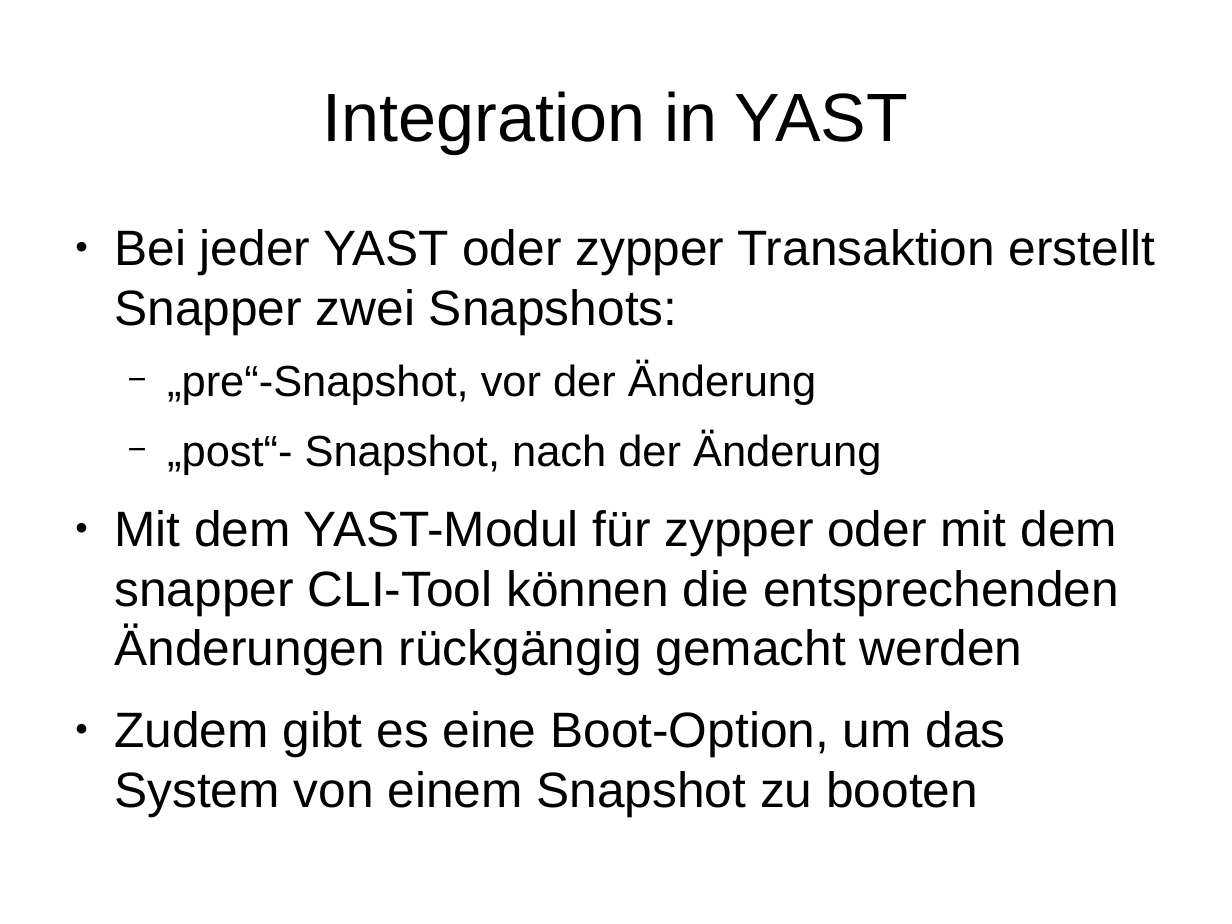
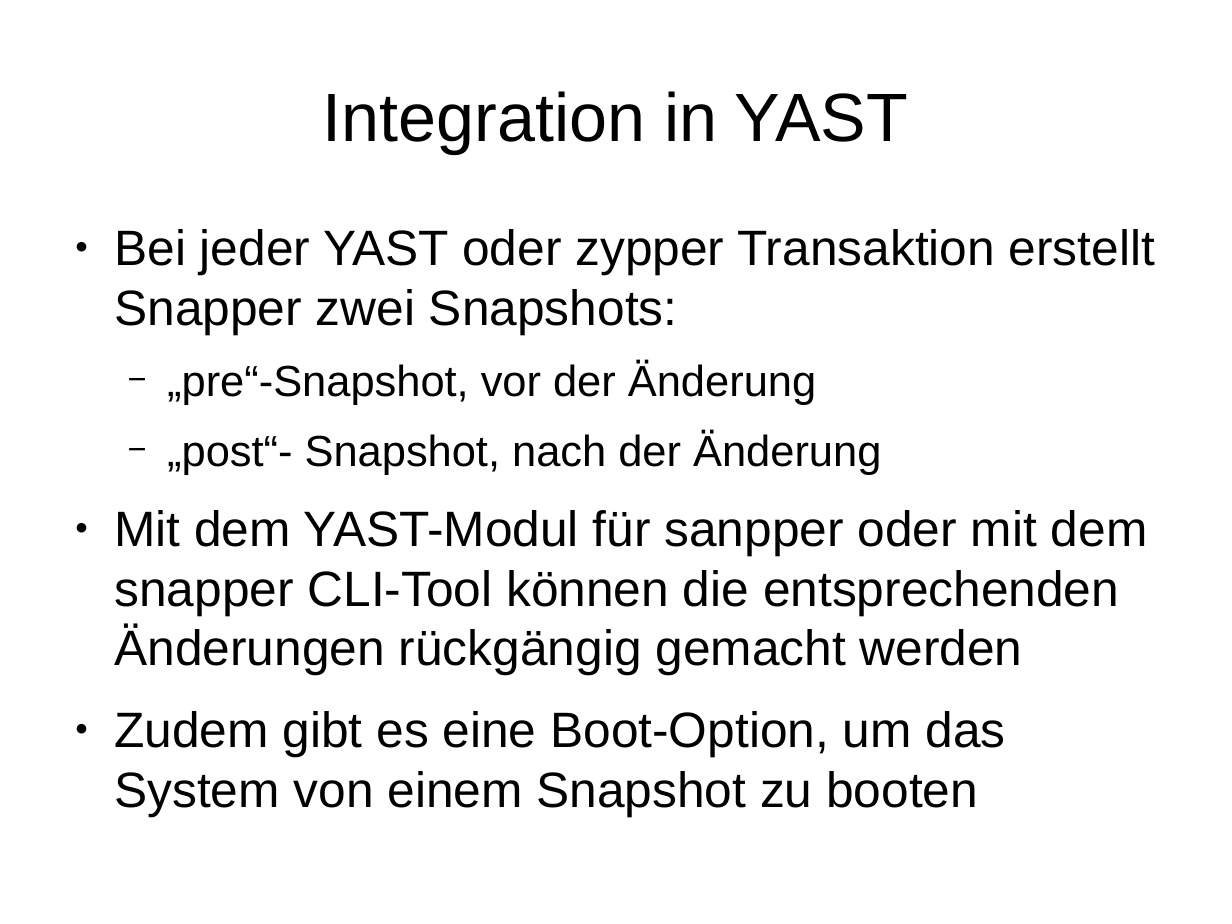
Before and after one commit to adfinis/adsy-trainings, a slide deck: slide 6 of SSA_SUSE-System-Administration/1006_snapper/modul_snapper_1006_01_slides.odp. Drawn at 1232x924 pixels with LibreOffice and Linux fonts; fonts in the diff are those of the drawing. Boxes give left, top, right and bottom in pixels: in the first picture for what was removed or moved away, otherwise in the second. Text is boxed around its words. In the diff, an @@ line names an element or a change of style, - is before the commit and + after.

Commit message:
update snapper

```diff
--- a/SSA_SUSE-System-Administration/1006_snapper/modul_snapper_1006_01_slides.odp
+++ b/SSA_SUSE-System-Administration/1006_snapper/modul_snapper_1006_01_slides.odp
@@ text at (114,510,1148,675): text changed @@
-● Mit dem YAST-Modul für zypper oder mit dem snapper CLI-Tool können die entsprechenden Änderungen rückgängig gemacht werden
+● Mit dem YAST-Modul für sanpper oder mit dem snapper CLI-Tool können die entsprechenden Änderungen rückgängig gemacht werden
```
